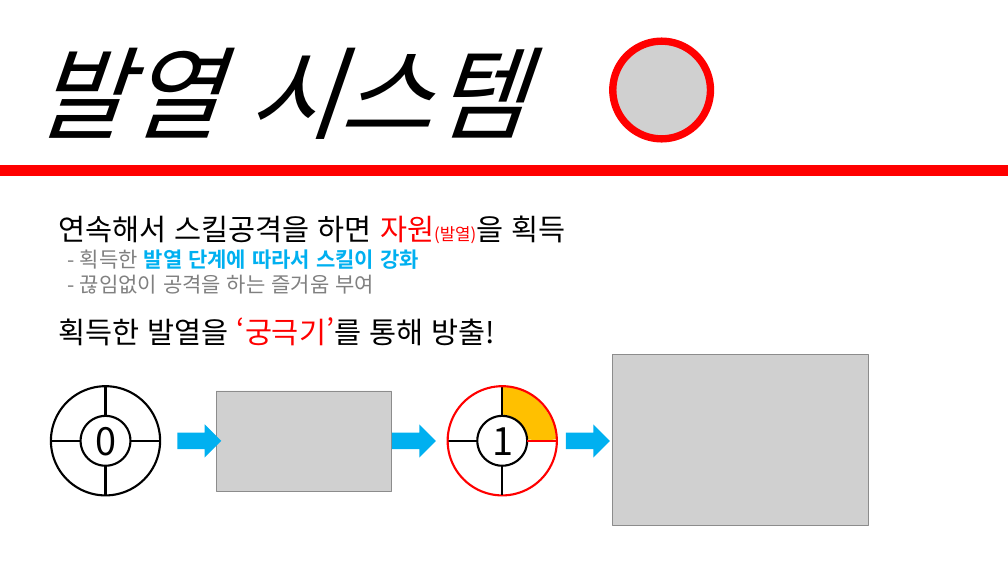
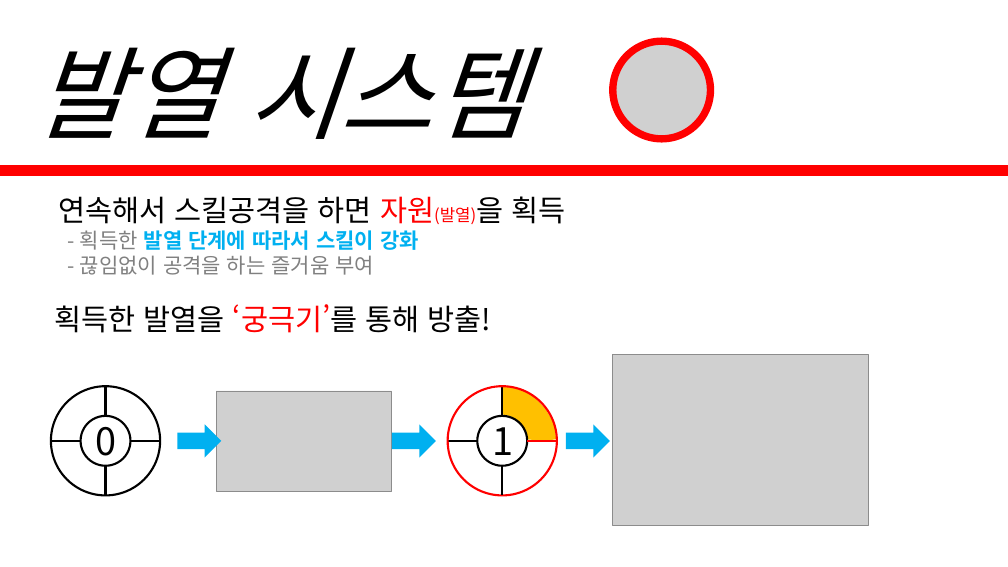
Before and after one commit to korleinster/gamebusdriver, a slide deck: slide 7 of documents/노루막이_김형준_신창섭_홍승필_허지훈.pptx. Drawn at 1008x567 pixels with LibreOffice and Linux fonts; fonts in the diff are those of the drawing; grey boxes stand for pictures; background and template pictures are left out. Boxes give left, top, right and bottom in pixels: in the first picture for what was removed or moved away, otherwise in the second. Text is boxed around its words. In the diff, an @@ line names an element or a change of style, - is before the commit and + after.

```diff
--- a/documents/노루막이_김형준_신창섭_홍승필_허지훈.pptx
+++ b/documents/노루막이_김형준_신창섭_홍승필_허지훈.pptx
@@ text "연속해서 스킬공격을 하면 자원(발열)을 획득" moved from (x1=58, y1=215, x2=565, y2=346) to (x1=58, y1=196, x2=565, y2=275) @@
@@ text added at (x1=54, y1=304, x2=492, y2=333), 28 pt, text #000000 @@
+획득한 발열을 ‘궁극기’를 통해 방출!
@@ text at (x1=58, y1=317, x2=496, y2=346): paragraph removed @@
-획득한 발열을 ‘궁극기’를 통해 방출!
```
Also in this commit, not shown: 6 other slides changed.
